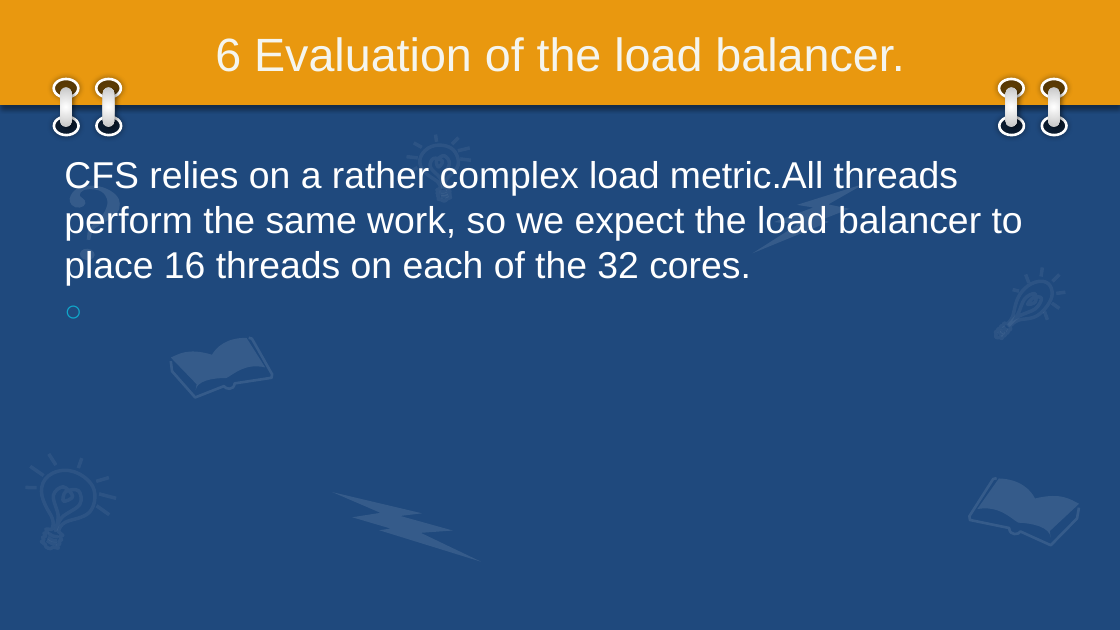
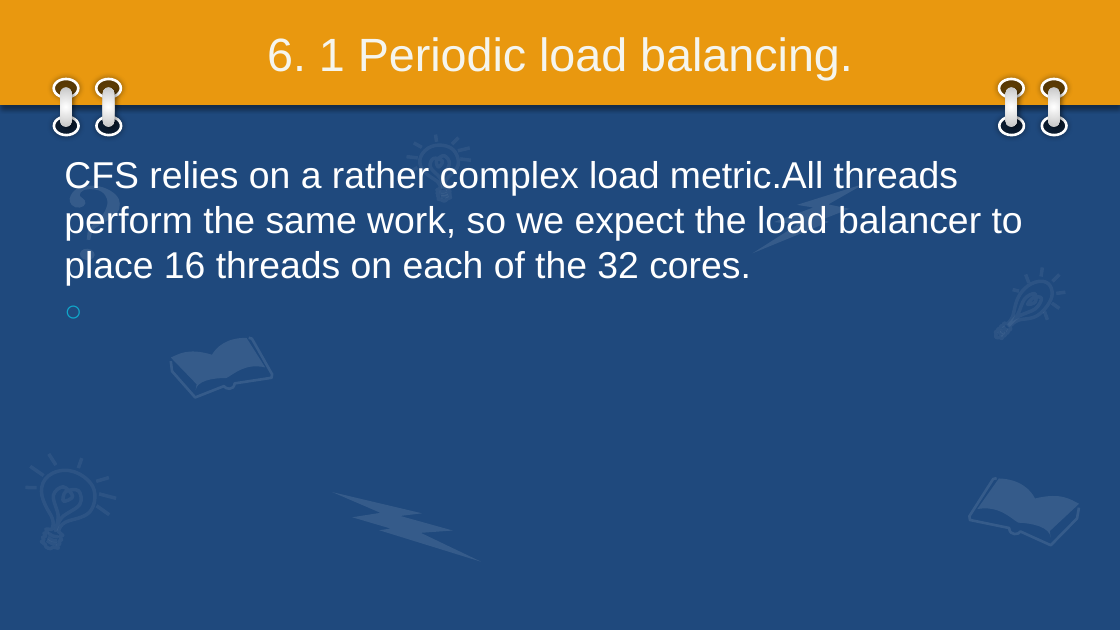
Before and after one commit to jongwonyang/paper-mate, a slide deck: slide 45 of The Battle of the Schedulers.pptx (slide 47 before the commit). Drawn at 1120x630 pixels with LibreOffice and Linux fonts; fonts in the diff are those of the drawing. Boxes give left, top, right and bottom in pixels: in the first picture for what was removed or moved away, otherwise in the second. Text is boxed around its words. In the diff, an @@ line names an element or a change of style, - is before the commit and + after.

```diff
--- a/The Battle of the Schedulers.pptx
+++ b/The Battle of the Schedulers.pptx
@@ title at box(267, 37, 853, 80): text changed @@
-6 Evaluation of the load balancer.
+6. 1 Periodic load balancing.
```
Also in this commit, not shown: 19 other slides changed, 19 slides added, 9 slides removed, 5 other files.
